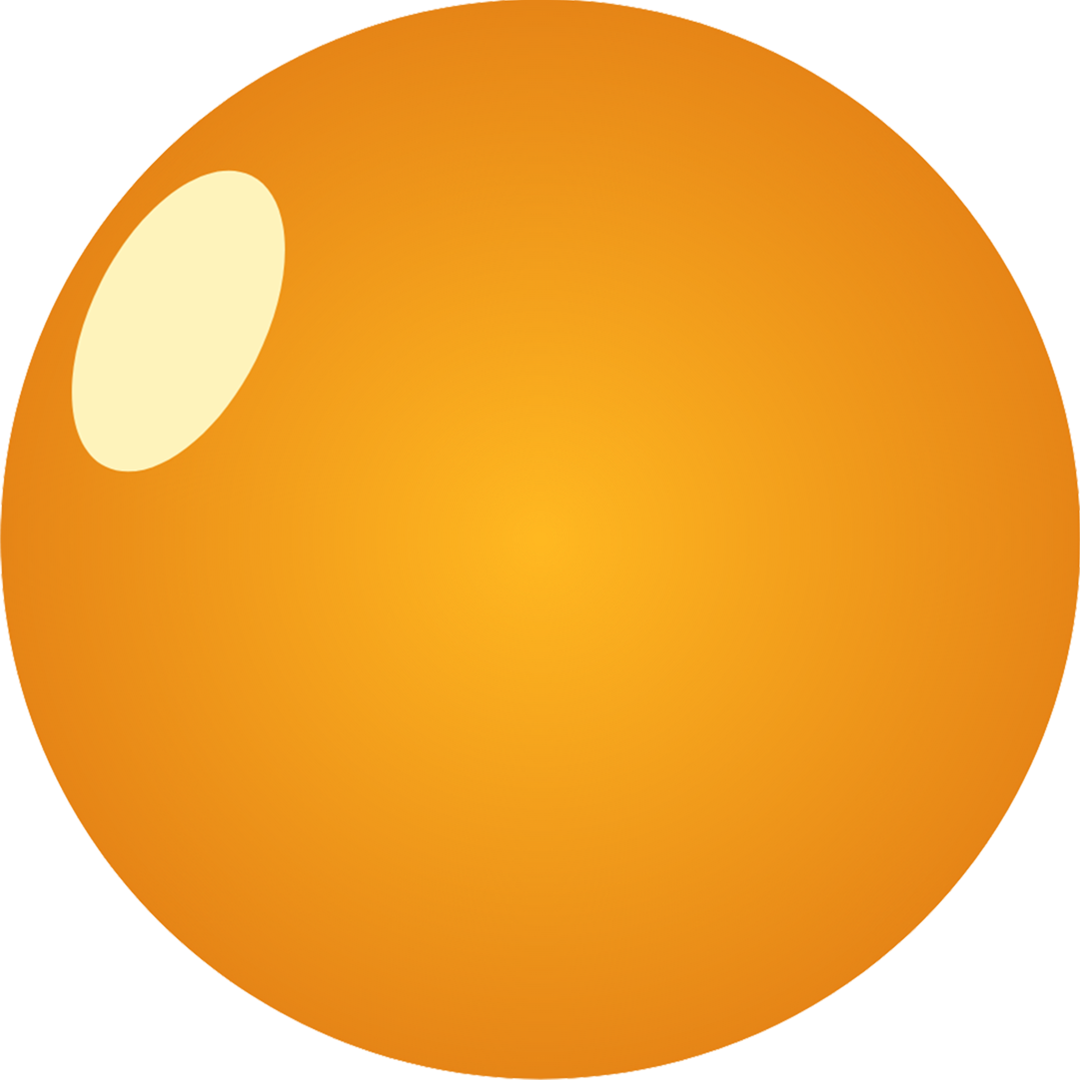
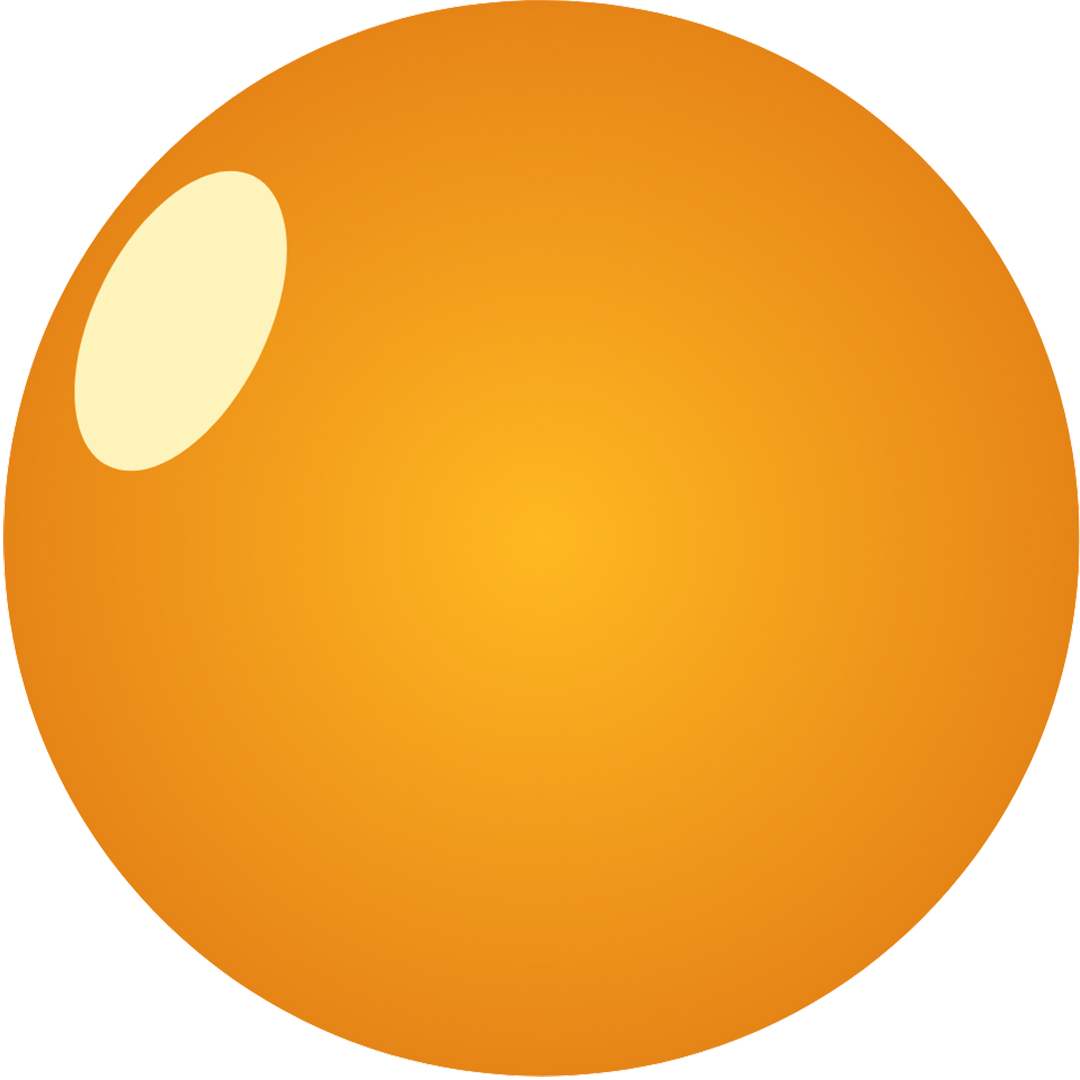
Revision of a layered w=1080, h=1080 image; what changed, layer by layer:
painted on "Capa 1" over left=0, top=0, right=1080, bottom=1080
